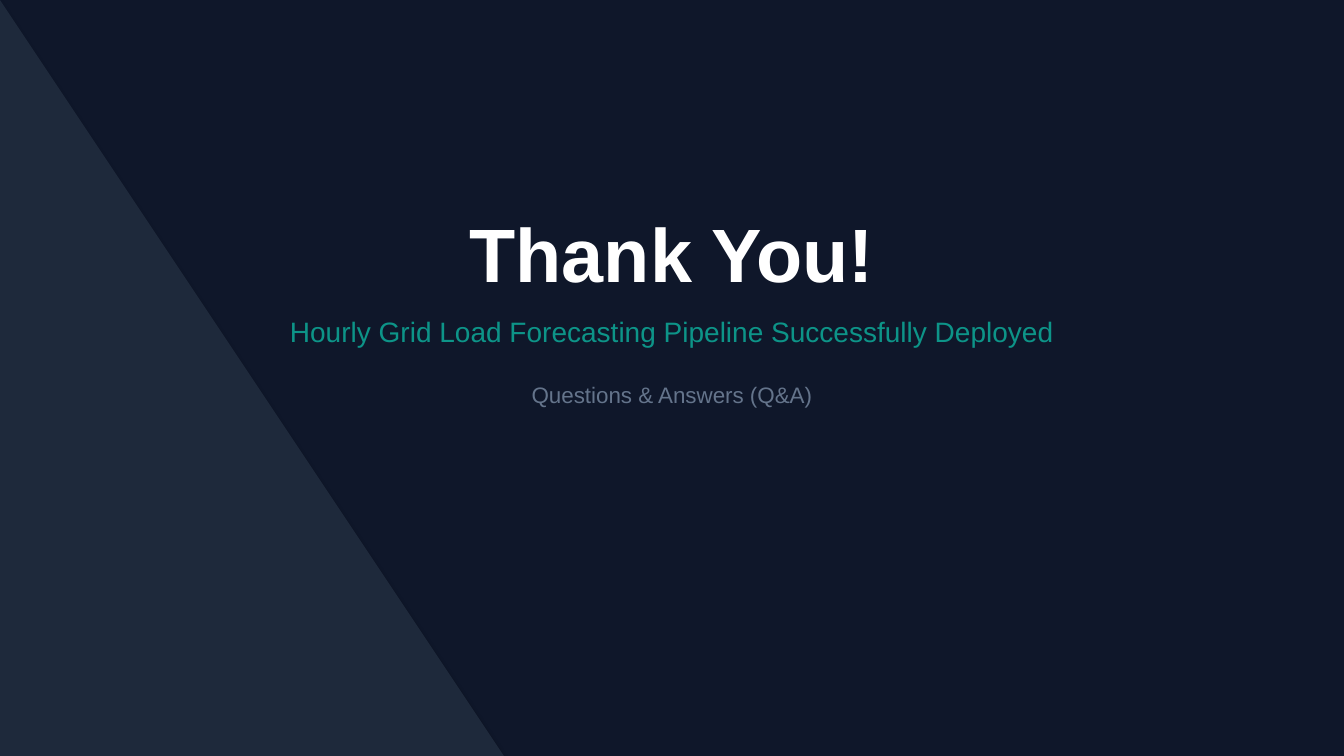
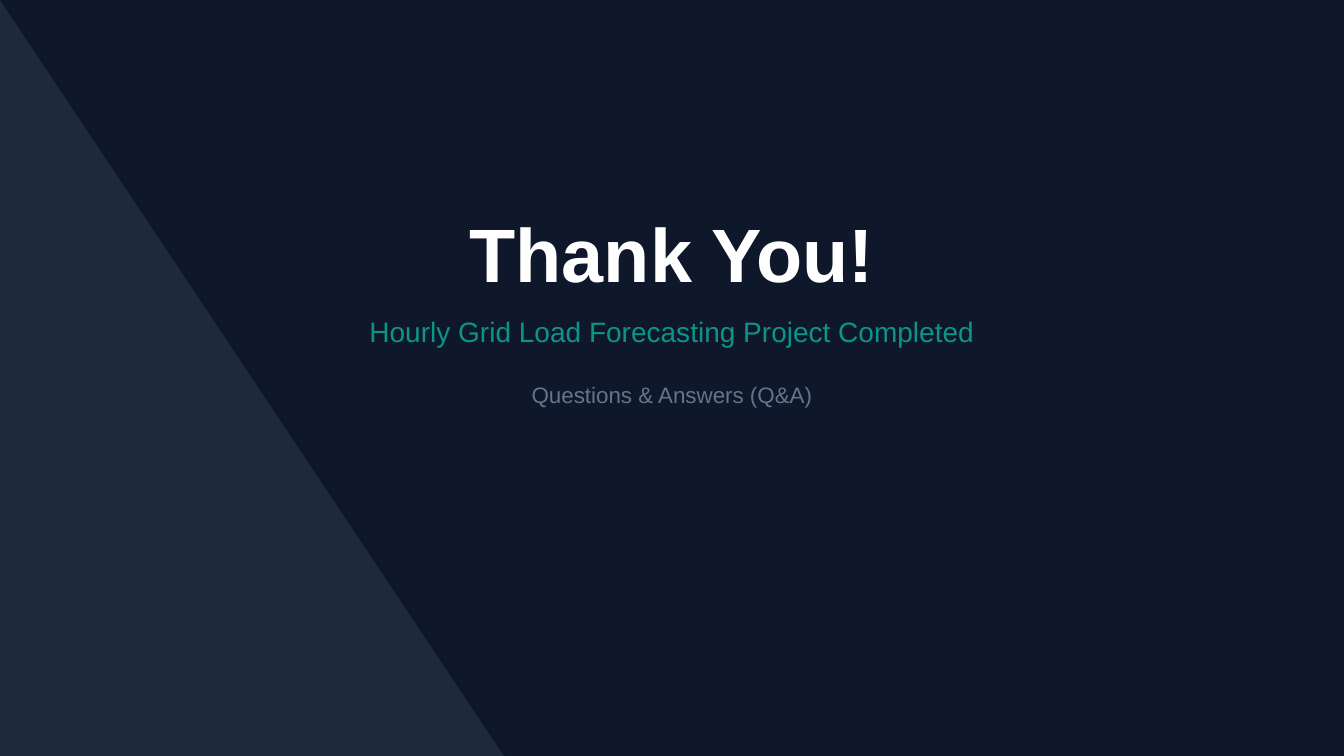
Before and after one commit to kemallatak/MEE344-Machine-Learning, a slide deck: slide 15 of MEE344_Machine_Learning_Presentation.pptx. Drawn at 1344x756 pixels with LibreOffice and Linux fonts; fonts in the diff are those of the drawing. Boxes give left, top, right and bottom in pixels: in the first picture for what was removed or moved away, otherwise in the second. Text is boxed around its words. In the diff, an @@ line names an element or a change of style, - is before the commit and + after.

```diff
--- a/MEE344_Machine_Learning_Presentation.pptx
+++ b/MEE344_Machine_Learning_Presentation.pptx
@@ text at (369,322,973,347): text changed @@
-Hourly Grid Load Forecasting Pipeline Successfully Deployed
+Hourly Grid Load Forecasting Project Completed
```
Also in this commit, not shown: 7 other slides changed, 7 other files.
